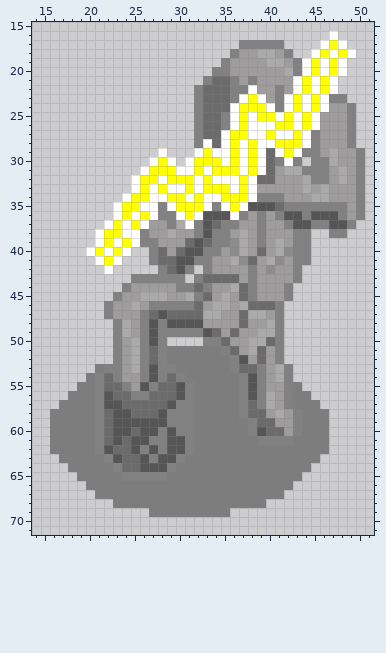
File history of a pixel-art file, Assets/Sprites/GolfSprites/AsepriteFiles/bad-weather-statue.aseprite. Above, as it was before the edit.
64x80 pixels, 1 frame. Colours within 5 levels of each other are drawn and written as one. Shown: x 14..51, y 15..71.
The same view after the edit:
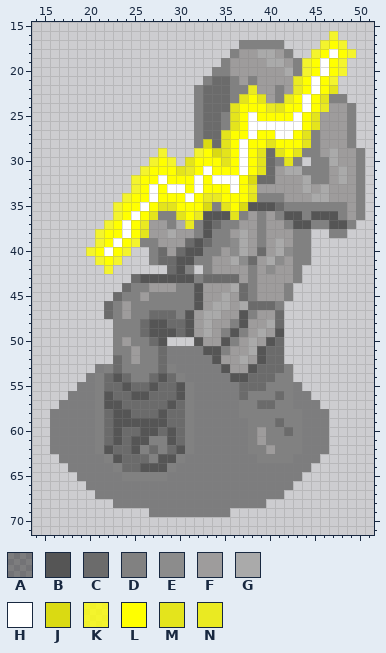
Palette (. is transparent): A #00000064  B #555555  C #6b6b6b  D #818181  E #8c8c8c  F #9e9c9c  G #aaaaaa  H #ffffff  J #dada12  K #ffff00c8  L #ffff00  M #e4e41c  N #eaea22
The commit says: more work on the statues...still need tornado statue...
The edit:
layer "legs-redone" added
Changed rows in their new state; - is an unchanged pixel.
first column x 20:
16 ---------------------------K--
17 --------------------------K-K-
18 -------------------------K---K
19 ------------------------K---K-
20 ------------------------K---K-
21 -----------------------N---K--
22 ------------------N----N---M--
23 -----------------M-M--N---M---
24 ----------------M---NML---N---
25 ----------------M----L---M----
26 ----------------M----HH--M----
27 ---------------M---L----M-----
28 -------------J-M---LM---M-----
29 --------K---K-JM---M-M-M------
30 -------K-K-M---M---M--M-------
31 ------K---MN-------M----------
32 -----K------------J-----------
33 -----K------------N-----------
34 ----K---L----NN---M-----------
35 ---K---LMM---J-M-J------------
36 ---K---M--M-N---M-------------
37 --K---N----N------------------
38 -K---LM-----------------------
39 -K---K------------------------
40 K---K-------------------------
41 -K-K--------------------------
42 --K-----.---------------------
43 -----CBBBBBB------------------
44 ----CDD-----BF----------------
45 ---CDDFDDDDDBF----------------
46 --CD-DD-----B-----------------
47 --CD-D--C-DBF----BDF-C--------
48 ----DDC-BCC-FG--DB---C--------
49 ----DDC-BBCBFGFDBD--FB--------
50 -----D-CB---BFFBD--FBC--------
51 ----DF-DC----BB-F--BCC--------
52 ---CDF-DC-----BFFG-BCC--------
53 ---CDD-DC------BFFBCCC--------
54 ---BCD-CB-------BBCCCD--------
55 ----BCCB---------CCCDD--------
56 -----BB----------CD-DC--------
57 ----------C-------DCCD--------
58 ---------CC-------DDDDD-------
59 ---------CC--------DDCD-------
60 ----C---C-C--------FDDC-------
61 ----------C-------DF---D------
62 -------C-C--------DDFDDD------
63 ------C------------DDDD-------
